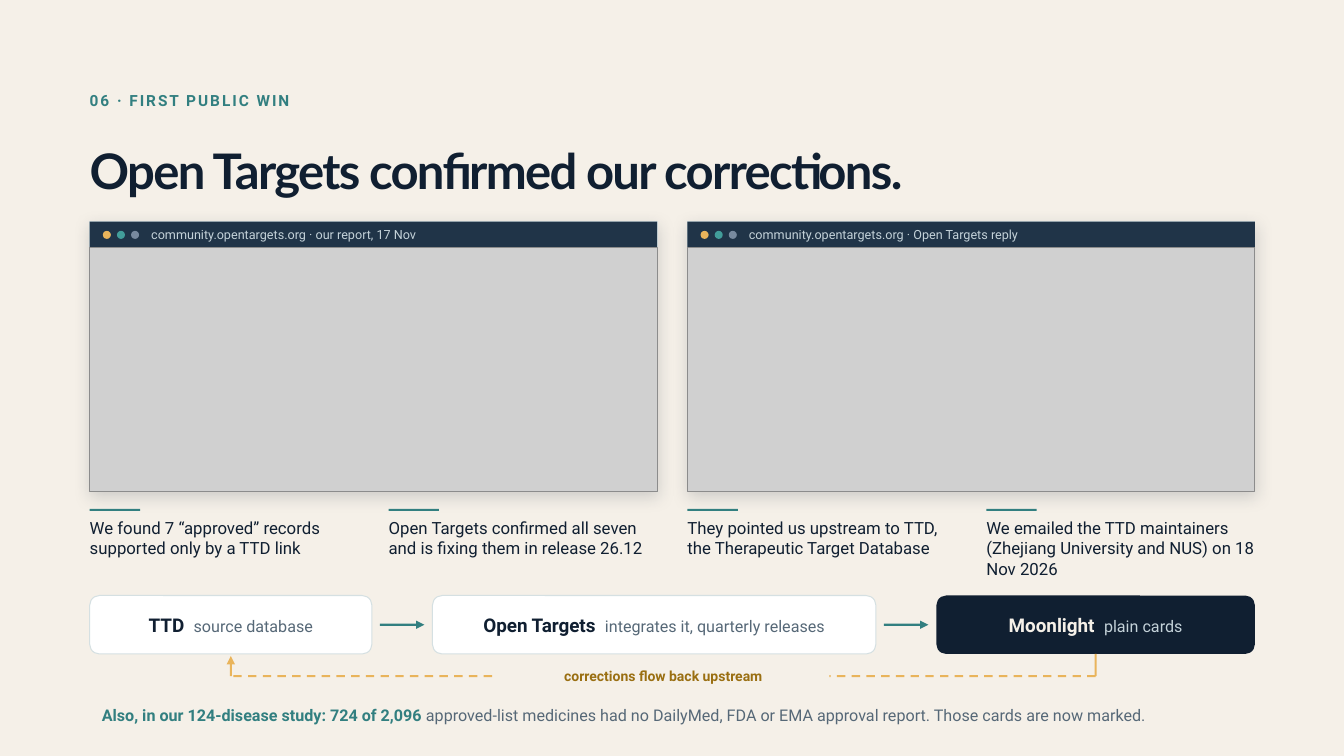
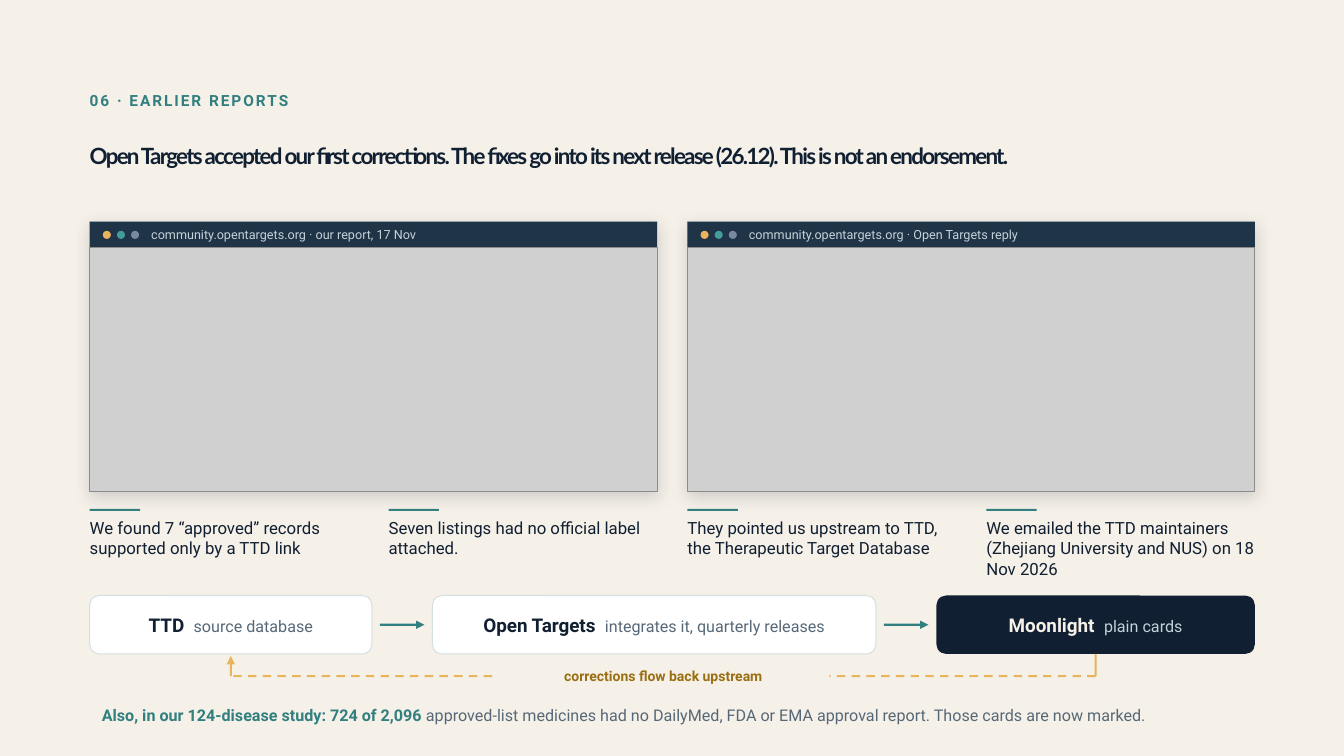
Before and after one commit to Moonlight-Clues/moonlight, a slide deck: slide 7 of docs/pitch/moonlight-deck-funders-19nov.pptx. Drawn at 1344x756 pixels with LibreOffice and Linux fonts; fonts in the diff are those of the drawing; grey boxes stand for pictures. Boxes give left, top, right and bottom in pixels: in the first picture for what was removed or moved away, otherwise in the second. Text is boxed around its words. In the diff, an @@ line names an element or a change of style, - is before the commit and + after.

```diff
--- a/docs/pitch/moonlight-deck-funders-19nov.pptx
+++ b/docs/pitch/moonlight-deck-funders-19nov.pptx
@@ text at bbox=[90, 95, 288, 106]: text changed @@
-06 · FIRST PUBLIC WIN
+06 · EARLIER REPORTS
@@ text at bbox=[90, 146, 1008, 168]: text changed; size 35 to 16 pt @@
-Open Targets confirmed our corrections.
+Open Targets accepted our first corrections. The fixes go into its next release (26.12). This is not an endorsement.
@@ text at bbox=[389, 521, 641, 554]: text changed @@
-Open Targets confirmed all seven and is fixing them in release 26.12
+Seven listings had no official label attached.
```
Also in this commit, not shown: 6 other slides changed, 1 slide added, 4 other files.
